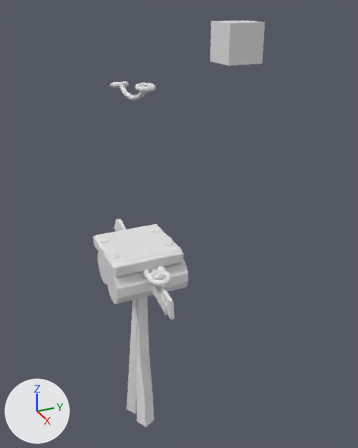
What one commit did to the Blender file Sources/Blend/SlapBros_BeachPlateform.blend.
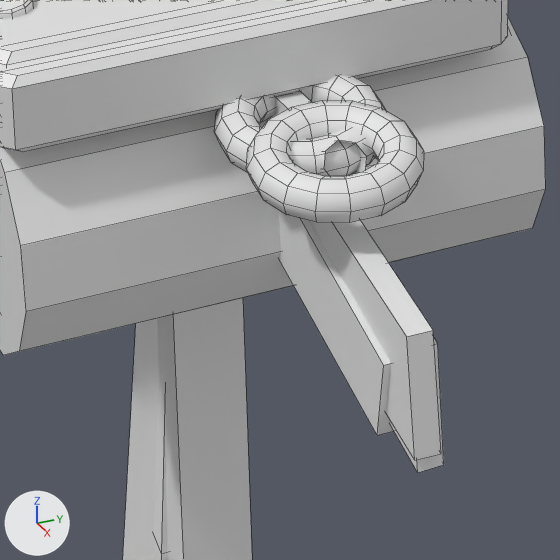
Each version appears first whole from a camera (50 mm lens) standing at (24.03, -8.3, 13.99) and looking at (-2.19, 3.5, 0.88), and next in a close-up on the part from 32% to 53% of the width and 57% to 74% of the height. Lighting does not change. The marker at lower left points along +X, +Y and +Z. The first two pictures are the older version. The close-ups show mesh edges as thin lines.

In view in the first close-up: 'SlapBros_Beach_Beam_2', 'SlapBros_Beach_Beam_5', 'SlapBros_Beach_Beam_7', 'SlapBros_Beach_Plank_1', 'SlapBros_Beach_Plank_2', 'SlapBros_Beach_Plank_4', 'SlapBros_Beach_Plateform_1', 'SlapBros_Beach_Plateform_2', 'SlapBros_Beach_rope_1', 'SlapBros_Beach_rope_2' and 1 more.
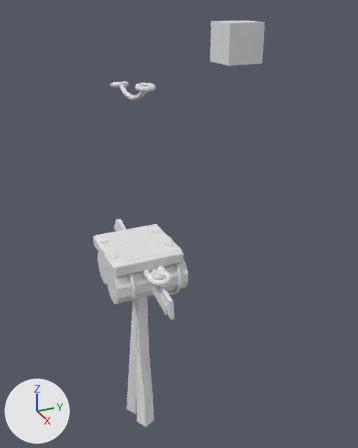
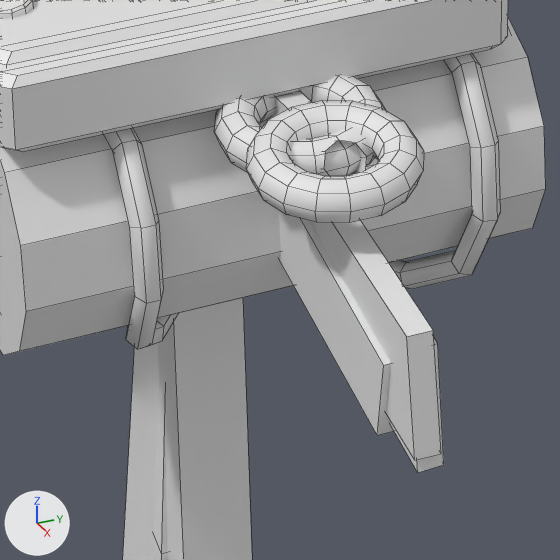
Where the change shows, as pixel boxes (x1, y1, x2, y2) in the close-ups (560 x 560 px):
part 1 of me_slapbros_beach_plateform_1, added
    after: (103, 53, 500, 349)

What changed in the scene script:
```text
Change me_slapbros_beach_plateform_1:
    used by ob_slapbros_beach_plateform_1; location = (0.0, 0.0, 0.0); rotation_euler = (1.571, -1.508, 0.0), in degrees (90, -86, 0)
    remove me_slapbros_beach_plateform_1.from_pydata(...)  # 288 vertices, 220 faces; spans x -1.41..1.41, y -2.22..2.22, z -2.11..2.11
    add me_slapbros_beach_plateform_1.from_pydata(...)  # 450 vertices, 382 faces; spans x -1.72..1.41, y -2.43..2.22, z -2.11..2.11
    me_slapbros_beach_plateform_1 part 1: a new loose piece of 162 vertices spanning x -1.72..0.7, y -2.43..2.07, z -1.77..1.26, in mat_wood4 (its picture is missing)
```
